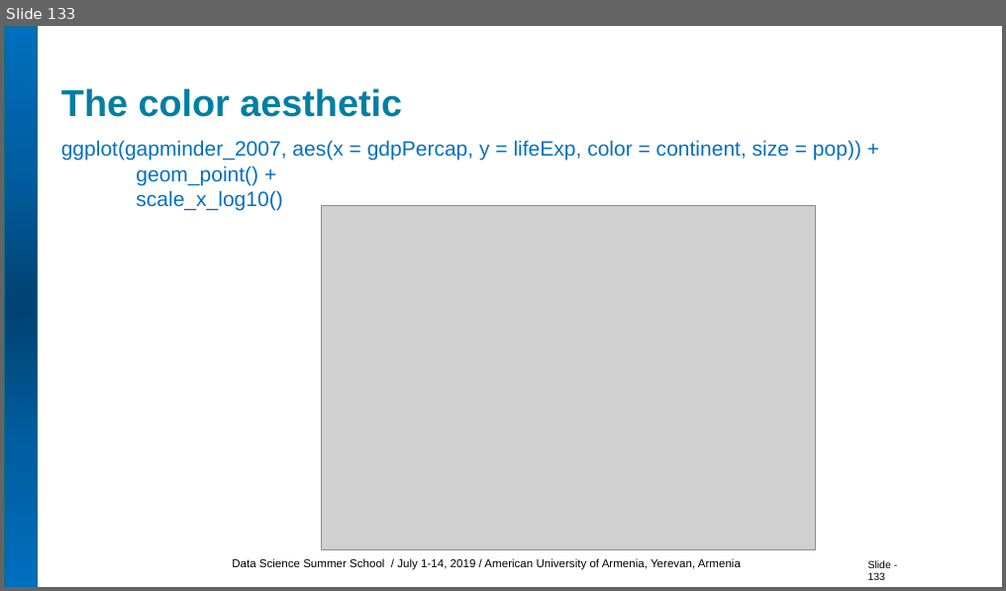
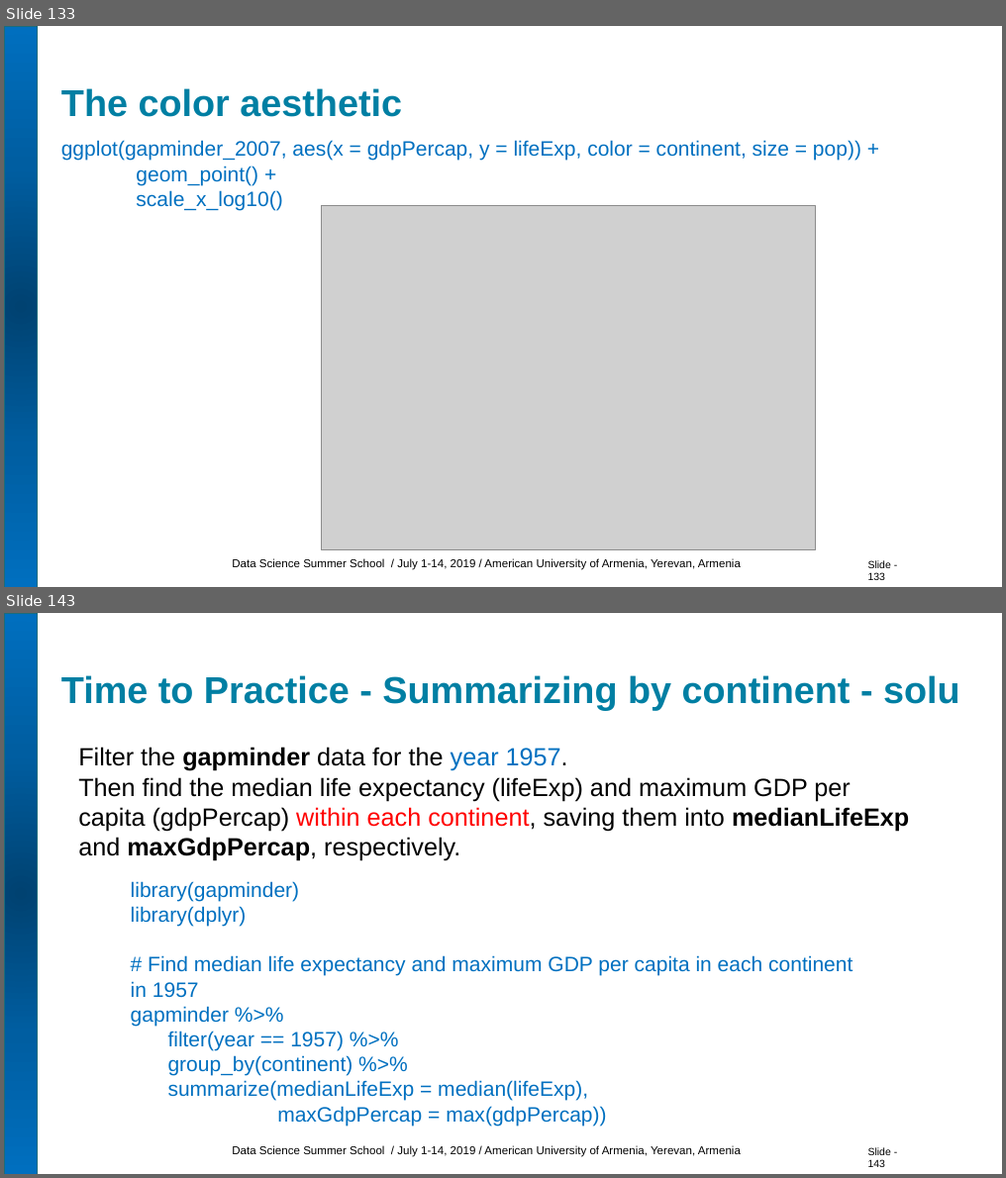
Before and after one commit to HermineGrigoryan/DS-Summer-School, a slide deck: R for Data Science/R for DS AUA.pptx. Shown one above the other, each under a label of ours: slide 133 before the commit, slides 133 and 143 after it; the slides between them are not shown. The pictures are 1006x591 and 1006x1178 pixels, drawn with LibreOffice and Linux fonts; fonts in the diff are those of the drawing; grey boxes stand for pictures. Boxes give left, top, right and bottom in pixels: in the first picture for what was removed or moved away, otherwise in the second. Text is boxed around its words. In the diff, an @@ line names an element or a change of style, - is before the commit and + after.

```diff
--- a/R for Data Science/R for DS AUA.pptx
+++ b/R for Data Science/R for DS AUA.pptx
@@ slide 143 added at (4,613,1002,1174), background #FFFFFF; not listed: 3 template elements that a slide beside it also shows @@
@@ title added at (61,675,960,711), 36 pt, text #007FA3, bold @@
+Time to Practice - Summarizing by continent - solu
@@ text added at (78,747,909,861), 24 pt, text #000000 @@
+Filter the gapminder data for the year 1957.
+Then find the median life expectancy (lifeExp) and maximum GDP per capita (gdpPercap) within each continent, saving them into medianLifeExp and maxGdpPercap, respectively.
@@ text added at (131,881,852,1126), 20 pt, text #0070C0 @@
+library(gapminder)
+library(dplyr)
+# Find median life expectancy and maximum GDP per capita in each continent in 1957
+gapminder %>%
+  filter(year == 1957) %>%
+  group_by(continent) %>%
+  summarize(medianLifeExp = median(lifeExp),
+  maxGdpPercap = max(gdpPercap))
```
Also in this commit, not shown: 21 slides changed, 35 other slides added, 1 other file.
